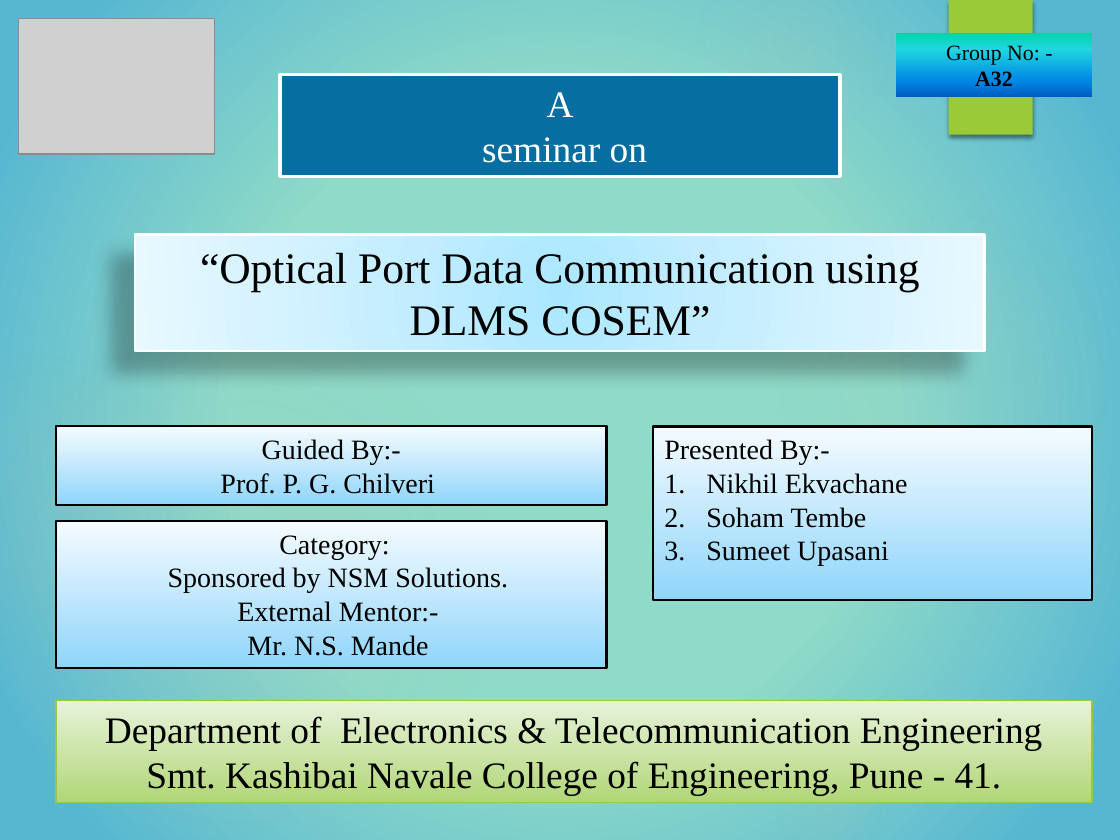
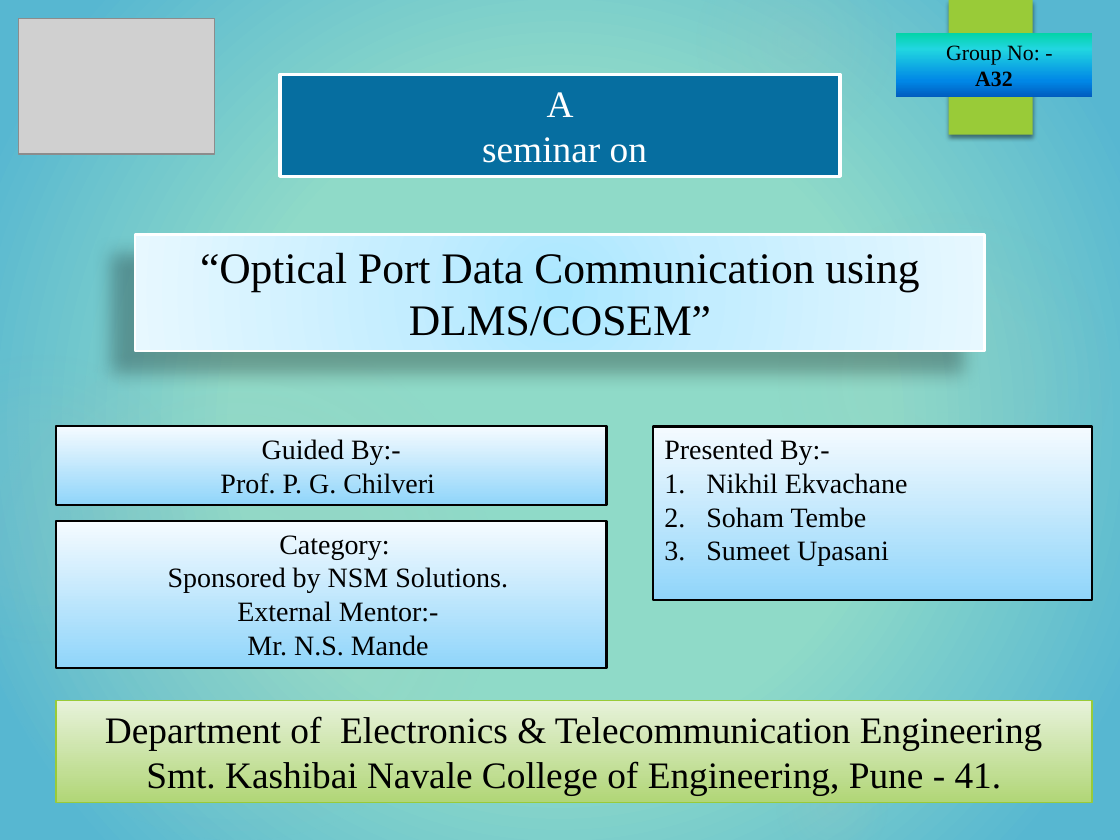
Before and after one commit to WorkWithSoham/Optical_Port_Data_Communication, a slide deck: slide 1 of FINAL OpticalPort-DataCommunication.pptx. Drawn at 1120x840 pixels with LibreOffice and Linux fonts; fonts in the diff are those of the drawing; grey boxes stand for pictures. Boxes give left, top, right and bottom in pixels: in the first picture for what was removed or moved away, otherwise in the second. Text is boxed around its words. In the diff, an @@ line names an element or a change of style, - is before the commit and + after.

```diff
--- a/FINAL OpticalPort-DataCommunication.pptx
+++ b/FINAL OpticalPort-DataCommunication.pptx
@@ text in rectangle at bbox=[200, 252, 919, 336]: text changed @@
-“Optical Port Data Communication using DLMS COSEM”
+“Optical Port Data Communication using DLMS/COSEM”
```
Also in this commit, not shown: 29 other slides changed.
